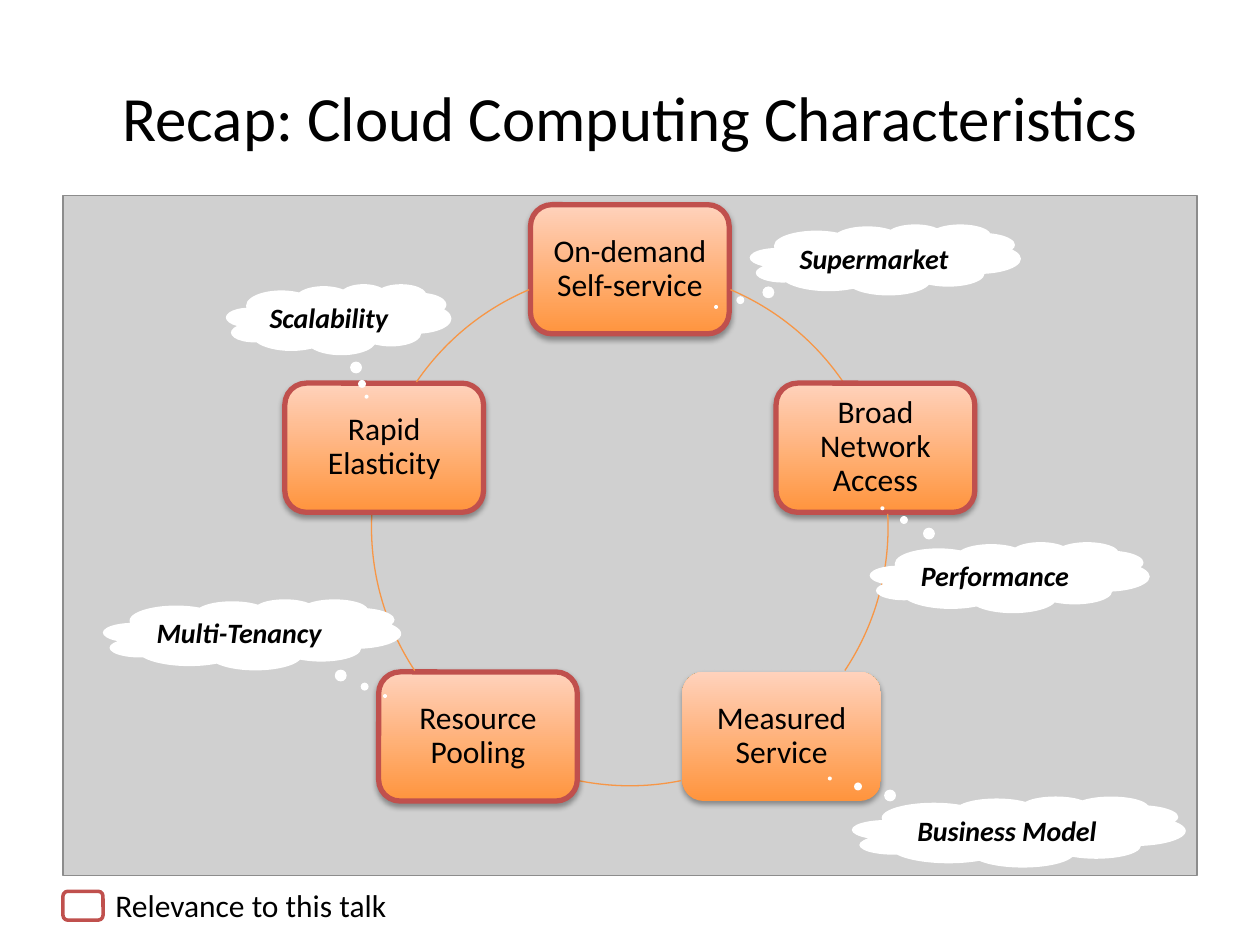
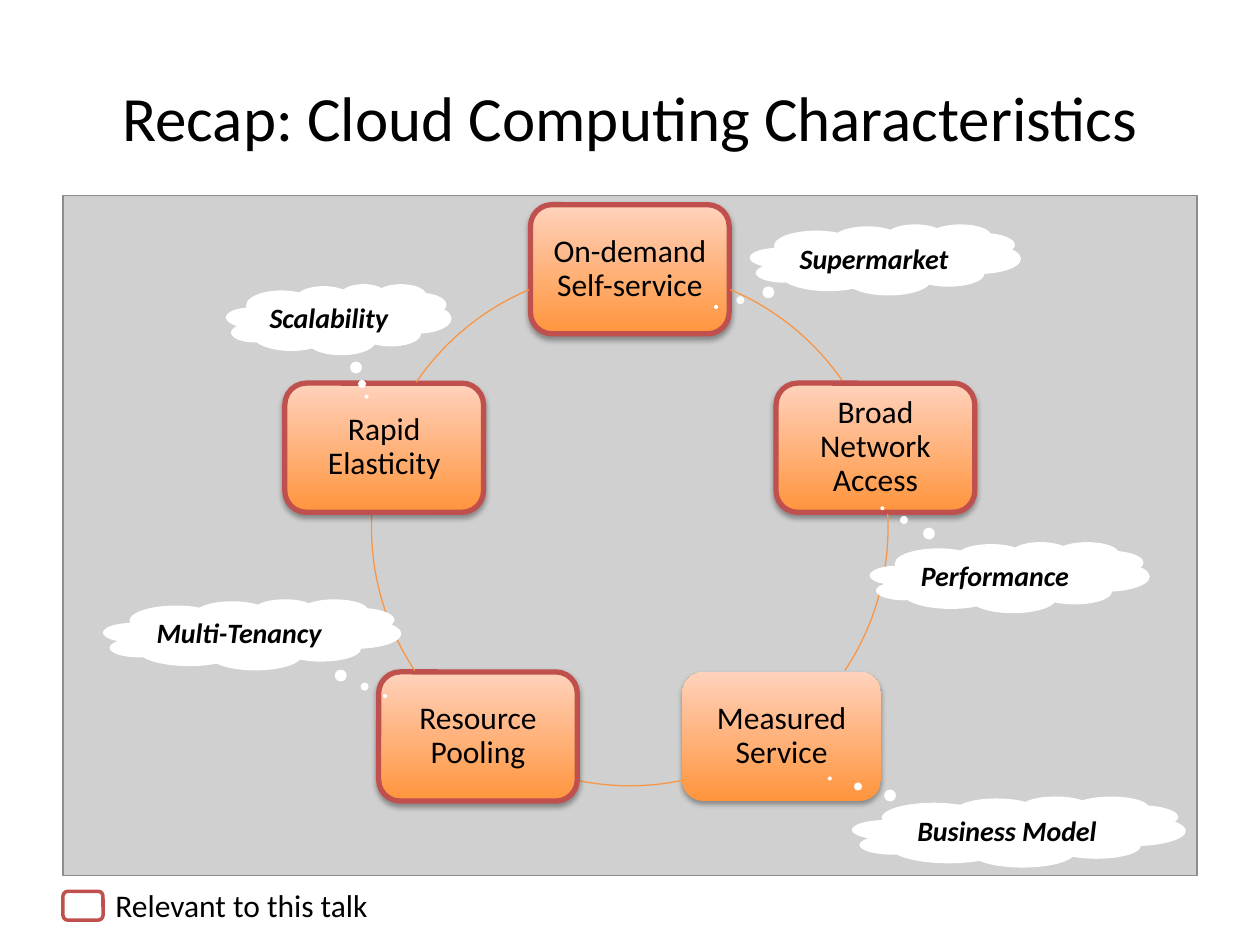
Before and after one commit to Hingo/ansible_meteor, a slide deck: slide 5 of presentation/slide_deck.pptx. Drawn at 1260x945 pixels with LibreOffice and Linux fonts; fonts in the diff are those of the drawing; grey boxes stand for pictures. Boxes give left, top, right and bottom in pixels: in the first picture for what was removed or moved away, otherwise in the second. Text is boxed around its words. In the diff, an @@ line names an element or a change of style, - is before the commit and + after.

```diff
--- a/presentation/slide_deck.pptx
+++ b/presentation/slide_deck.pptx
@@ text at (115,895,368,918): text changed @@
-Relevance to this talk
+Relevant to this talk
```
Also in this commit, not shown: 3 other slides changed, 2 other files.
